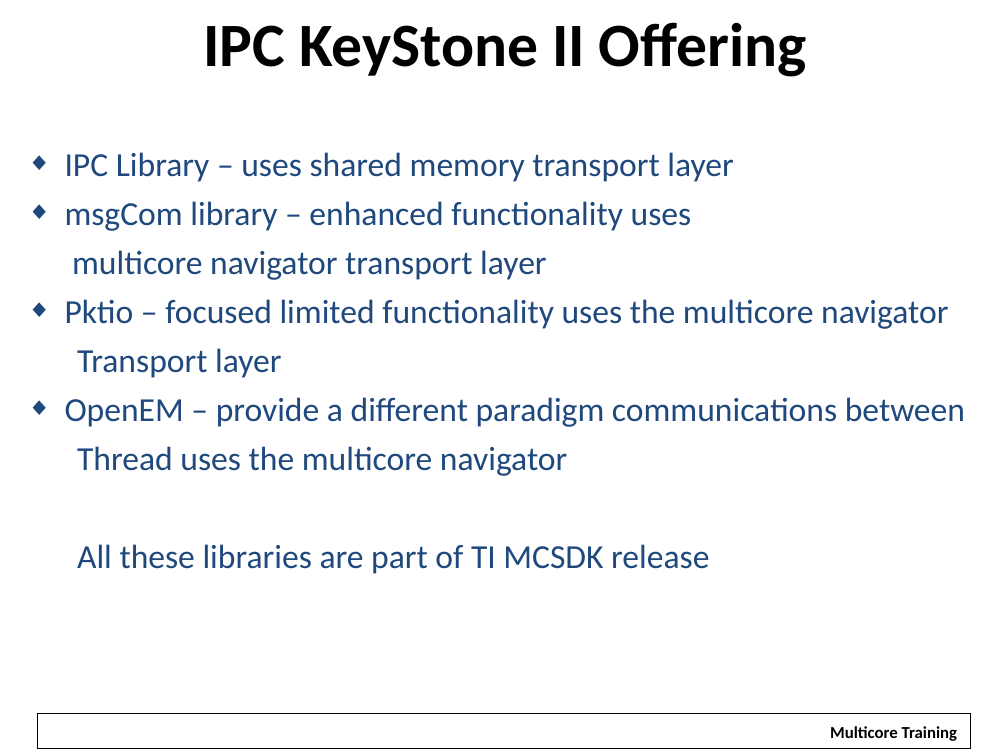
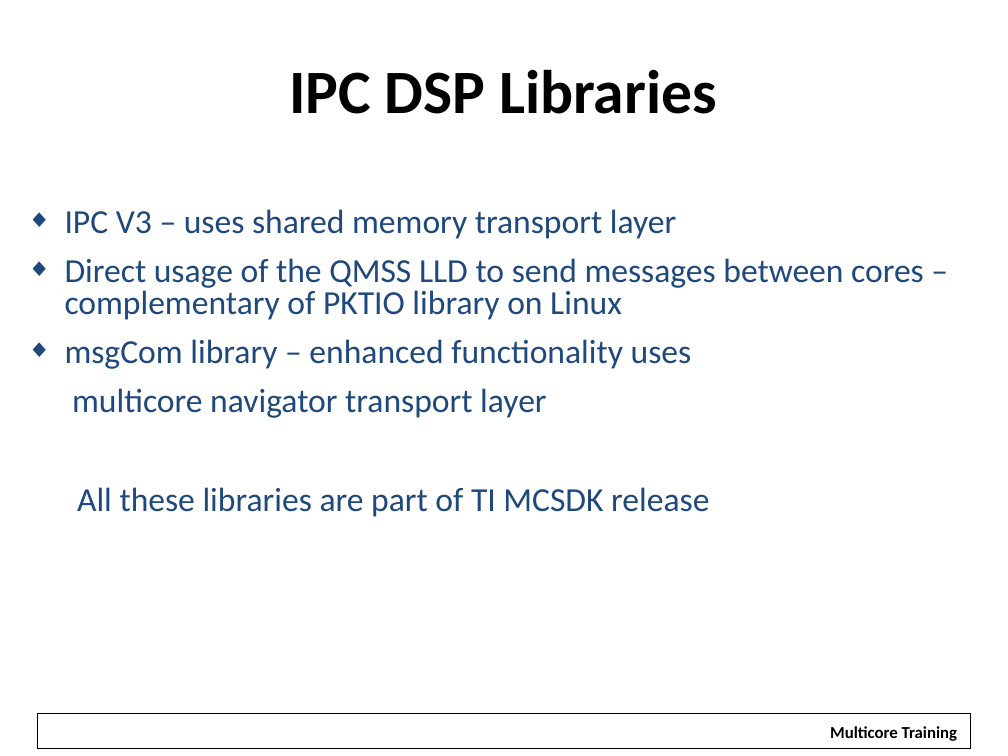
Before and after one commit to hari1989/keystone-workshop, a slide deck: slide 8 of preliminary/Working/presentations/KeyStoneII_ IPC.pptx (slide 7 before the commit). Drawn at 1008x756 pixels with LibreOffice and Linux fonts; fonts in the diff are those of the drawing; background and template pictures are left out. Boxes give left, top, right and bottom in pixels: in the first picture for what was removed or moved away, otherwise in the second. Text is boxed around its words. In the diff, an @@ line names an element or a change of style, - is before the commit and + after.

Commit message:
Finish keystone II draft, including msgCom and PKTIO

```diff
--- a/preliminary/Working/presentations/KeyStoneII_ IPC.pptx
+++ b/preliminary/Working/presentations/KeyStoneII_ IPC.pptx
@@ title at [289, 69, 716, 114]: text changed @@
-IPC KeyStone II Offering
+IPC DSP Libraries
@@ text "IPC V3 – uses shared ...": place and size @@
-text "IPC V3 – uses shared ..." at [65, 152, 965, 574]
+text "IPC V3 – uses shared ..." at [65, 209, 924, 517]
@@ text at [65, 209, 924, 320]: text changed @@
-◆ IPC Library – uses shared memory transport layer
+◆ IPC V3 – uses shared memory transport layer
+◆ Direct usage of the QMSS LLD to send messages between cores – complementary of PKTIO library on Linux
@@ text at [65, 299, 965, 476]: paragraphs removed @@
-◆ Pktio – focused limited functionality uses the multicore navigator
-  Transport layer
-◆ OpenEM – provide a different paradigm communications between
-  Thread uses the multicore navigator
```
Also in this commit, not shown: 3 other slides changed, 11 slides added, 11 slides removed.
